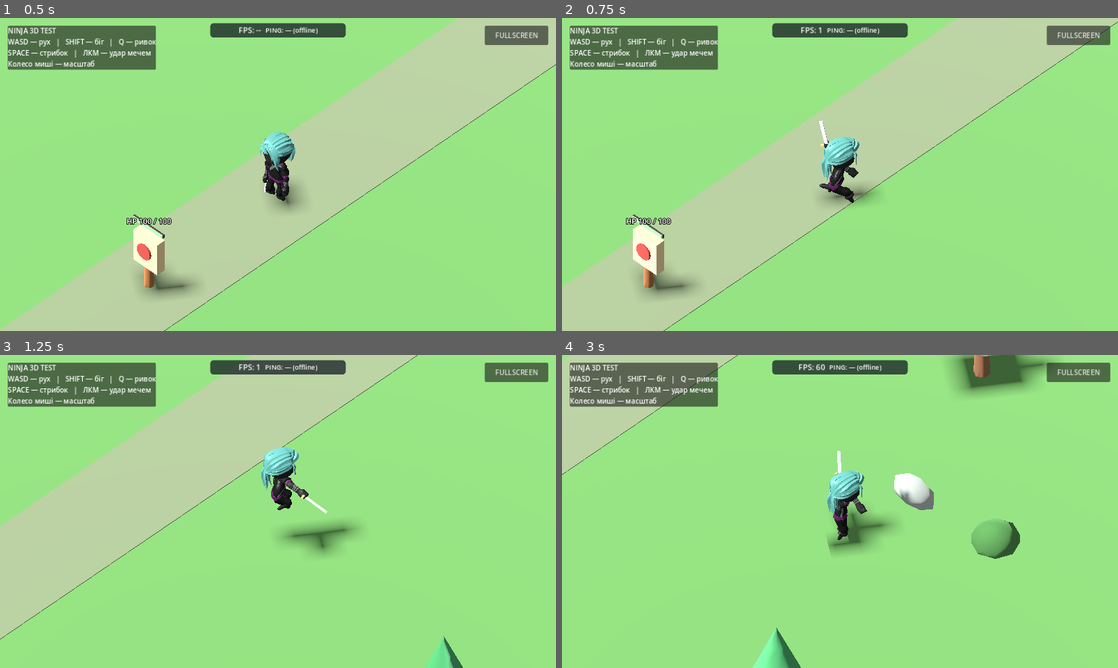
Above: before the commit, frames 1-4 (two rows, left to right).
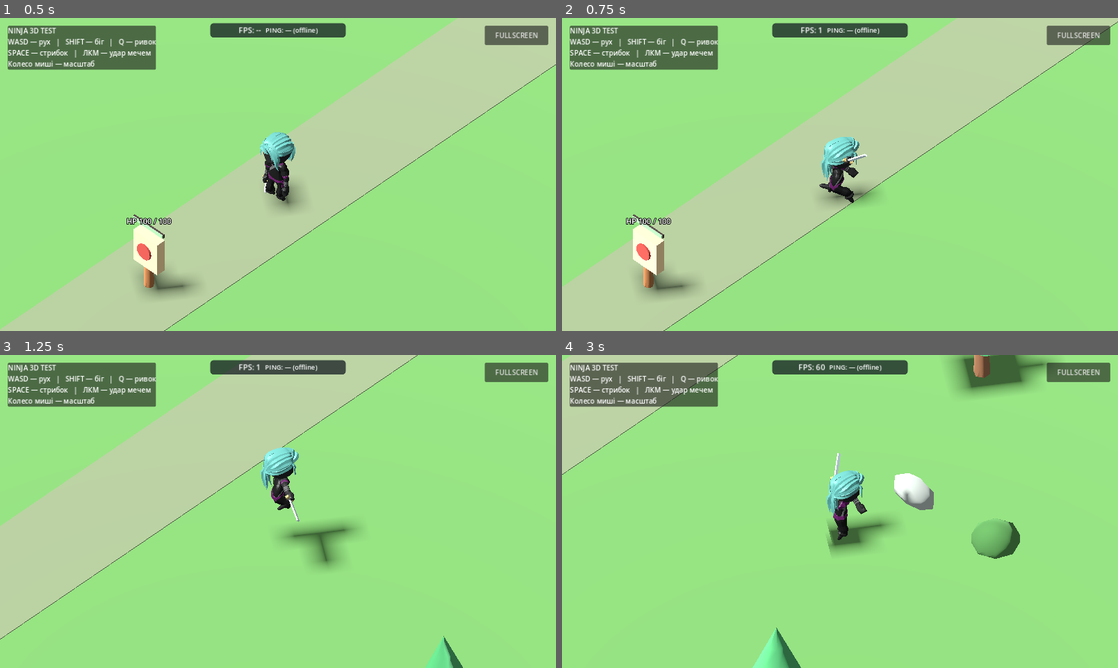
Above: after the commit, the same moments.

Repository: levian47/riskfate-3d-pro
Game: Godot game, scene res://main.tscn
The game is run twice, just before and just after one commit, with the same random seed, the same clock (stepped at 60 frames per second) and the same inputs.
Inputs (mouse positions are in pixels of both pictures, inside the frame that each line leads up to):
- Up to frame 1 (0.5 s): no input
- Up to frame 2 (0.75 s): tap Enter at 0.5 s; move the mouse to (962, 158) at 0.52 s; hold D from 0.53 s (still down); hold Shift from 0.53 s (still down); click (962, 158) at 0.67 s
- Up to frame 3 (1.25 s): keep holding D; keep holding Shift; tap Space at 0.77 s
- Up to frame 4 (3 s): release D at 1.25 s; release Shift at 1.25 s; drag from (728, 527) to (812, 574) at 1.27 s; move the mouse to (895, 442) at 2.02 s; hold D 2.03-2.75 s; hold Shift 2.03-2.75 s; drag from (812, 574) to (673, 464) at 2.77 s

Frame 1 is identical in both runs. In frame 2, 0.2% of the frame differs, in the area x 46-55%, y 32-56%; in frame 3, 0.5%, in the area x 49-62%, y 38-69%; in frame 4, 0.5%.

Commit message:
fix: remove conflicting frontal upper-arm windup while keeping back slash intact

Diff:
--- a/main.gd
+++ b/main.gd
@@ -401,6 +401,14 @@
 			wide.track_set_key_value(track, key_index, changed_rotation.normalized())
 	if arm_track < 0:
 		return ""
+	if not mirrored:
+		# The imported right-arm swing contradicts the camera-facing slash
+		# during the start of the OneShot blend. Keep the upper arm stable;
+		# the generated shoulder rotation drives the right-to-left sword arc.
+		# The already-accepted back-facing mirrored animation stays untouched.
+		var stable_arm_pose: Quaternion = wide.track_get_key_value(arm_track, 0)
+		for key_index in range(1, wide.track_get_key_count(arm_track)):
+			wide.track_set_key_value(arm_track, key_index, stable_arm_pose)
 	var lib := AnimationLibrary.new()
 	var clip_name := "WideSwordSlashMirror" if mirrored else "WideSwordSlash"
 	var library_name := "combat_mirror" if mirrored else "combat"
